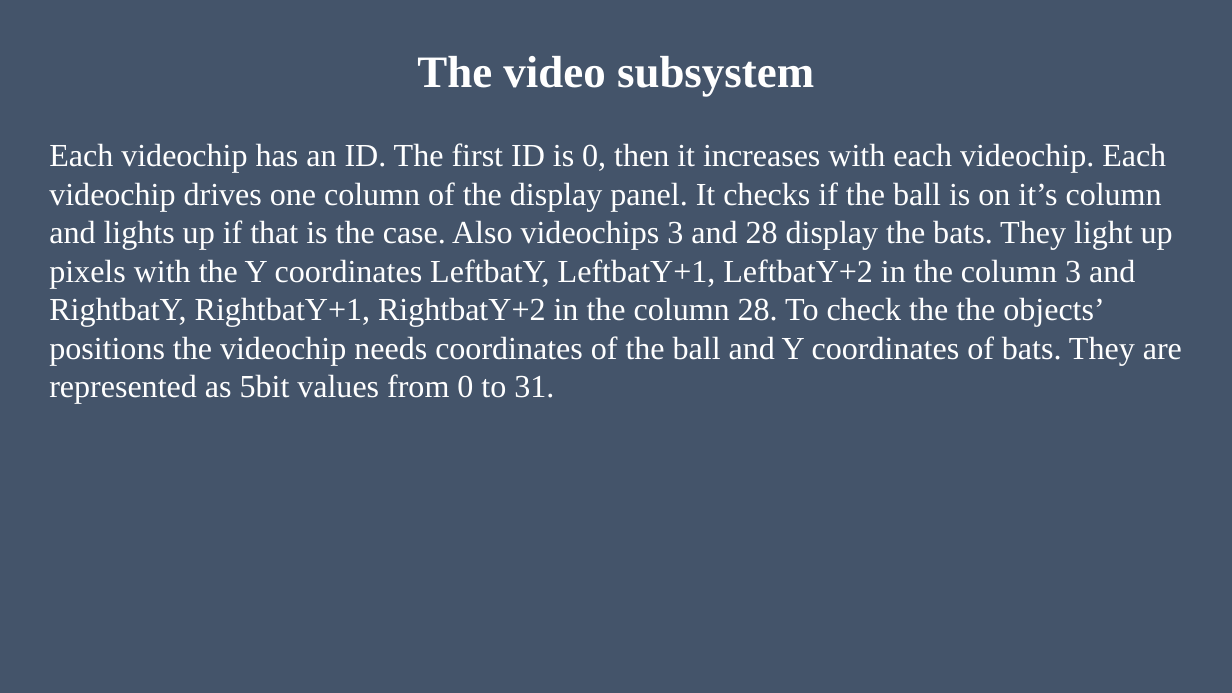
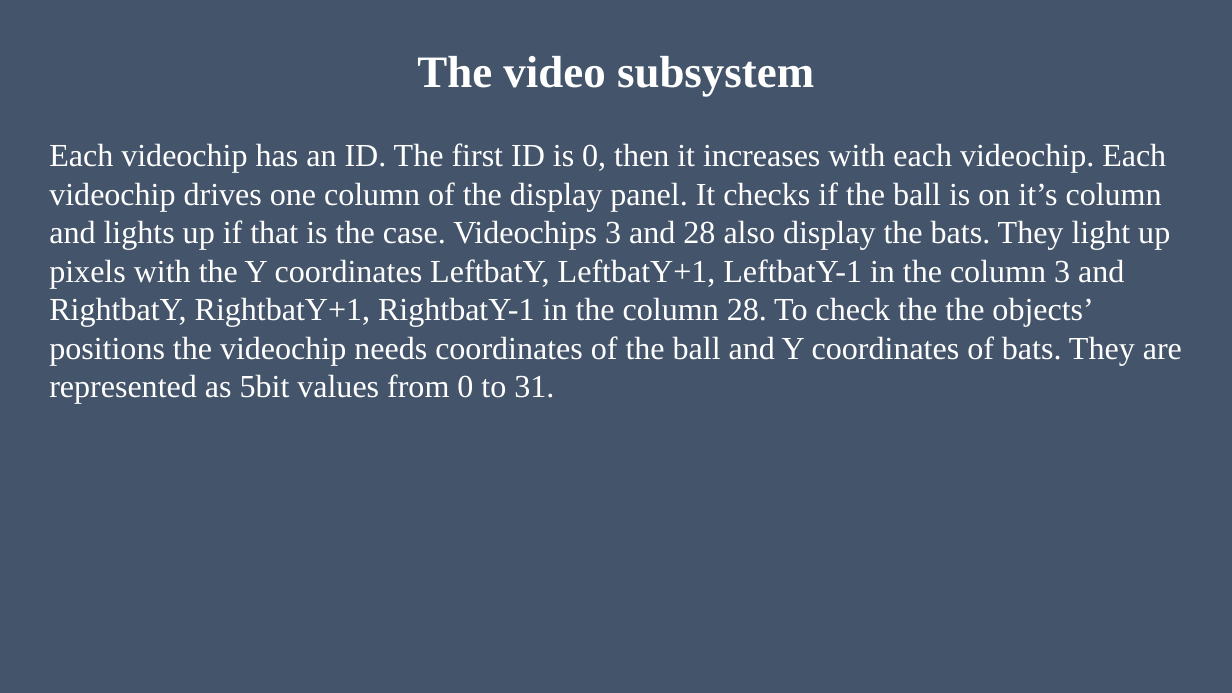
Before and after one commit to MIZINCHIK/DigitalPlatforms, a slide deck: slide 5 of Presentation.pptx (slide 4 before the commit). Drawn at 1232x693 pixels with LibreOffice and Linux fonts; fonts in the diff are those of the drawing. Boxes give left, top, right and bottom in pixels: in the first picture for what was removed or moved away, otherwise in the second. Text is boxed around its words. In the diff, an @@ line names an element or a change of style, - is before the commit and + after.

Commit message:
Presentation

```diff
--- a/Presentation.pptx
+++ b/Presentation.pptx
@@ text at (x1=49, y1=143, x2=1182, y2=404): text changed @@
-Each videochip has an ID. The first ID is 0, then it increases with each videochip. Each videochip drives one column of the display panel. It checks if the ball is on it’s column and lights up if that is the case. Also videochips 3 and 28 display the bats. They light up pixels with the Y coordinates LeftbatY, LeftbatY+1, LeftbatY+2 in the column 3 and RightbatY, RightbatY+1, RightbatY+2 in the column 28. To check the the objects’ positions the videochip needs coordinates of the ball and Y coordinates of bats. They are represented as 5bit values from 0 to 31.
+Each videochip has an ID. The first ID is 0, then it increases with each videochip. Each videochip drives one column of the display panel. It checks if the ball is on it’s column and lights up if that is the case. Videochips 3 and 28 also display the bats. They light up pixels with the Y coordinates LeftbatY, LeftbatY+1, LeftbatY-1 in the column 3 and RightbatY, RightbatY+1, RightbatY-1 in the column 28. To check the the objects’ positions the videochip needs coordinates of the ball and Y coordinates of bats. They are represented as 5bit values from 0 to 31.
```
Also in this commit, not shown: 5 other slides changed, 2 slides added, 2 slides removed.
